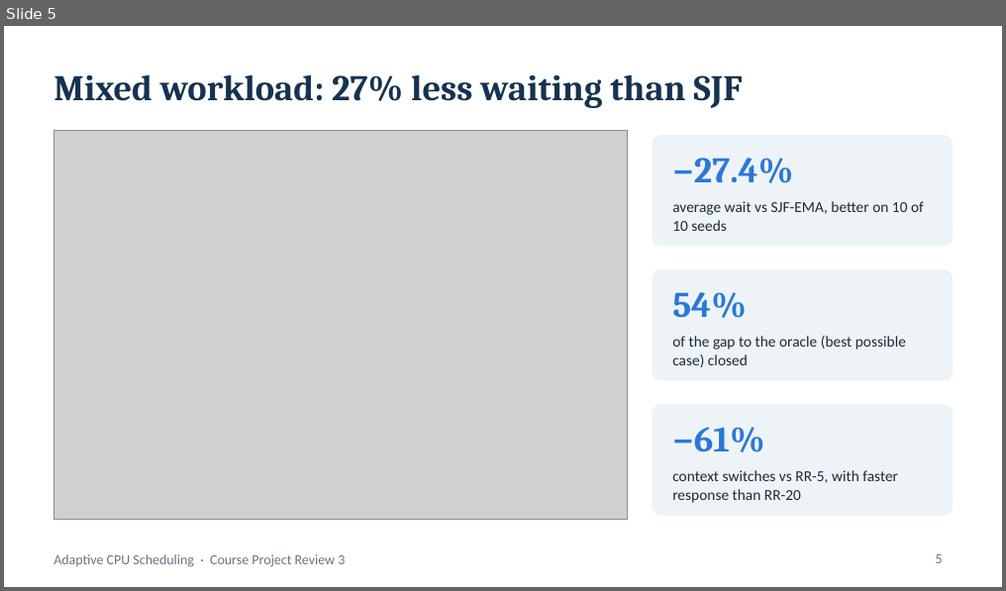
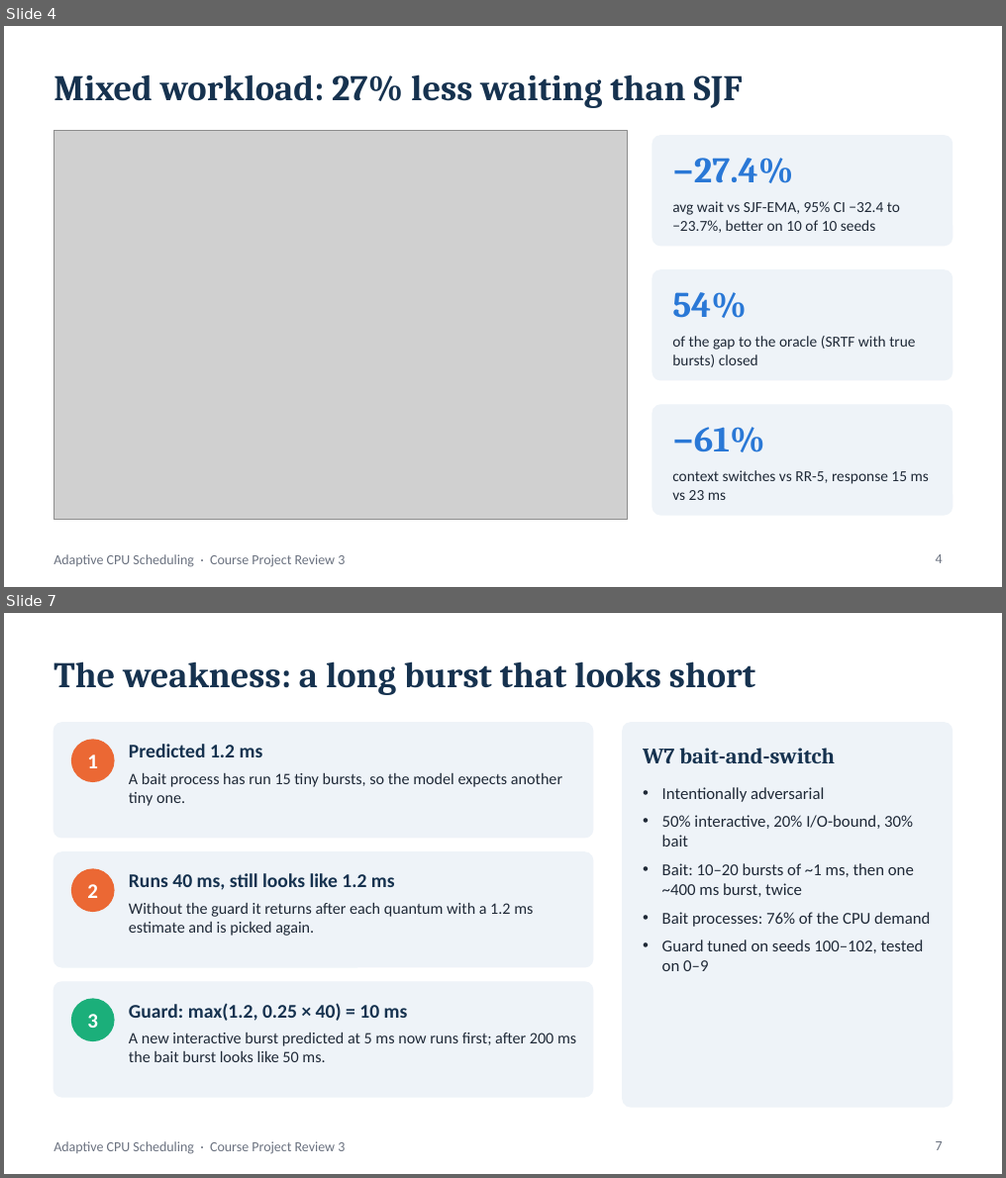
Before and after one commit to Shivaansh29/Adaptive-CPU-Scheduling-project-OS, a slide deck: docs/reviews/Review_3.pptx. Shown one above the other, each under a label of ours: slide 5 before the commit, slides 4 and 7 after it; the slides between them are not shown. The pictures are 1006x591 and 1006x1178 pixels, drawn with LibreOffice and Linux fonts; fonts in the diff are those of the drawing; grey boxes stand for pictures. Boxes give left, top, right and bottom in pixels: in the first picture for what was removed or moved away, otherwise in the second. Text is boxed around its words. In the diff, an @@ line names an element or a change of style, - is before the commit and + after.

```diff
--- a/docs/reviews/Review_3.pptx
+++ b/docs/reviews/Review_3.pptx
@@ slide 7 added at bbox=[4, 613, 1002, 1174], background #FFFFFF; not listed: 1 template element that a slide beside it also shows @@
@@ title added at bbox=[54, 662, 755, 695], 26 pt, text #16324F, bold @@
+The weakness: a long burst that looks short
@@ rounded rectangle added at bbox=[54, 723, 593, 838], fill #EEF3F8, outline #EEF3F8 1 pt @@
@@ rounded rectangle added at bbox=[623, 723, 952, 1107], fill #EEF3F8, outline #EEF3F8 1 pt @@
@@ ellipse added at bbox=[72, 740, 114, 781], fill #EB6834, outline #EB6834 1 pt @@
@@ text added at bbox=[87, 755, 98, 768], 15 pt, text #FFFFFF, bold @@
+1
@@ text added at bbox=[129, 744, 263, 758], 14 pt, text #16324F, bold @@
+Predicted 1.2 ms
@@ text added at bbox=[643, 748, 835, 763], 16 pt, text #16324F, bold @@
+W7 bait-and-switch
@@ text added at bbox=[129, 773, 562, 806], 11.5 pt, text #1F2937 @@
+A bait process has run 15 tiny bursts, so the model expects another tiny one.
@@ text added at bbox=[662, 787, 930, 971], 12 pt, text #1F2937 @@
+• Intentionally adversarial
+• 50% interactive, 20% I/O-bound, 30% bait
+• Bait: 10–20 bursts of ~1 ms, then one ~400 ms burst, twice
+• Bait processes: 76% of the CPU demand
+• Guard tuned on seeds 100–102, tested on 0–9
@@ rounded rectangle added at bbox=[54, 853, 593, 967], fill #EEF3F8, outline #EEF3F8 1 pt @@
@@ ellipse added at bbox=[72, 869, 114, 911], fill #EB6834, outline #EB6834 1 pt @@
@@ text added at bbox=[129, 873, 395, 890], 14 pt, text #16324F, bold @@
+Runs 40 ms, still looks like 1.2 ms
@@ text added at bbox=[87, 884, 98, 898], 15 pt, text #FFFFFF, bold @@
+2
@@ text added at bbox=[129, 903, 533, 936], 11.5 pt, text #1F2937 @@
+Without the guard it returns after each quantum with a 1.2 ms estimate and is picked again.
@@ rounded rectangle added at bbox=[54, 982, 593, 1097], fill #EEF3F8, outline #EEF3F8 1 pt @@
@@ ellipse added at bbox=[72, 999, 114, 1041], fill #1BAF7A, outline #1BAF7A 1 pt @@
@@ text added at bbox=[87, 1014, 98, 1028], 15 pt, text #FFFFFF, bold @@
+3
@@ text added at bbox=[129, 1003, 408, 1021], 14 pt, text #16324F, bold @@
+Guard: max(1.2, 0.25 × 40) = 10 ms
@@ text added at bbox=[129, 1033, 576, 1062], 11.5 pt, text #1F2937 @@
+A new interactive burst predicted at 5 ms now runs first; after 200 ms the bait burst looks like 50 ms.
@@ page number added at bbox=[936, 1142, 943, 1151], 10 pt, text #6B7280 @@
+7
@@ what was slide 5 is now slide 4 @@
@@ slide 4 changed as well @@
@@ text at bbox=[672, 201, 900, 233]: text changed @@
-average wait vs SJF-EMA, better on 10 of 10 seeds
+avg wait vs SJF-EMA, 95% CI −32.4 to −23.7%, better on 10 of 10 seeds
@@ text at bbox=[672, 336, 915, 368]: text changed @@
-of the gap to the oracle (best possible case) closed
+of the gap to the oracle (SRTF with true bursts) closed
@@ text at bbox=[672, 471, 929, 500]: text changed @@
-context switches vs RR-5, with faster response than RR-20
+context switches vs RR-5, response 15 ms vs 23 ms
@@ page number at bbox=[936, 555, 943, 564]: text changed @@
-5
+4
```
Also in this commit, not shown: 5 other slides changed, 4 other slides added, 4 slides removed, 19 other files.
